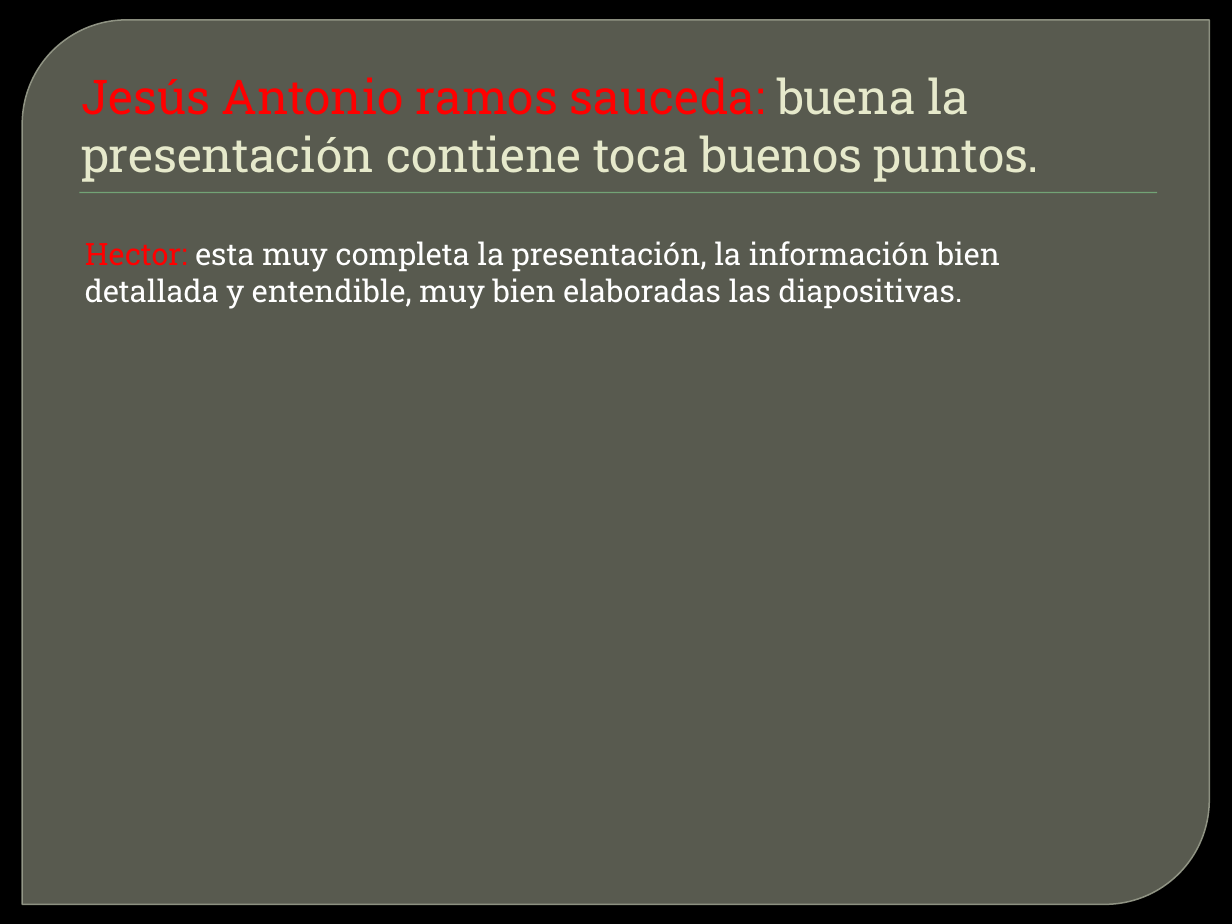
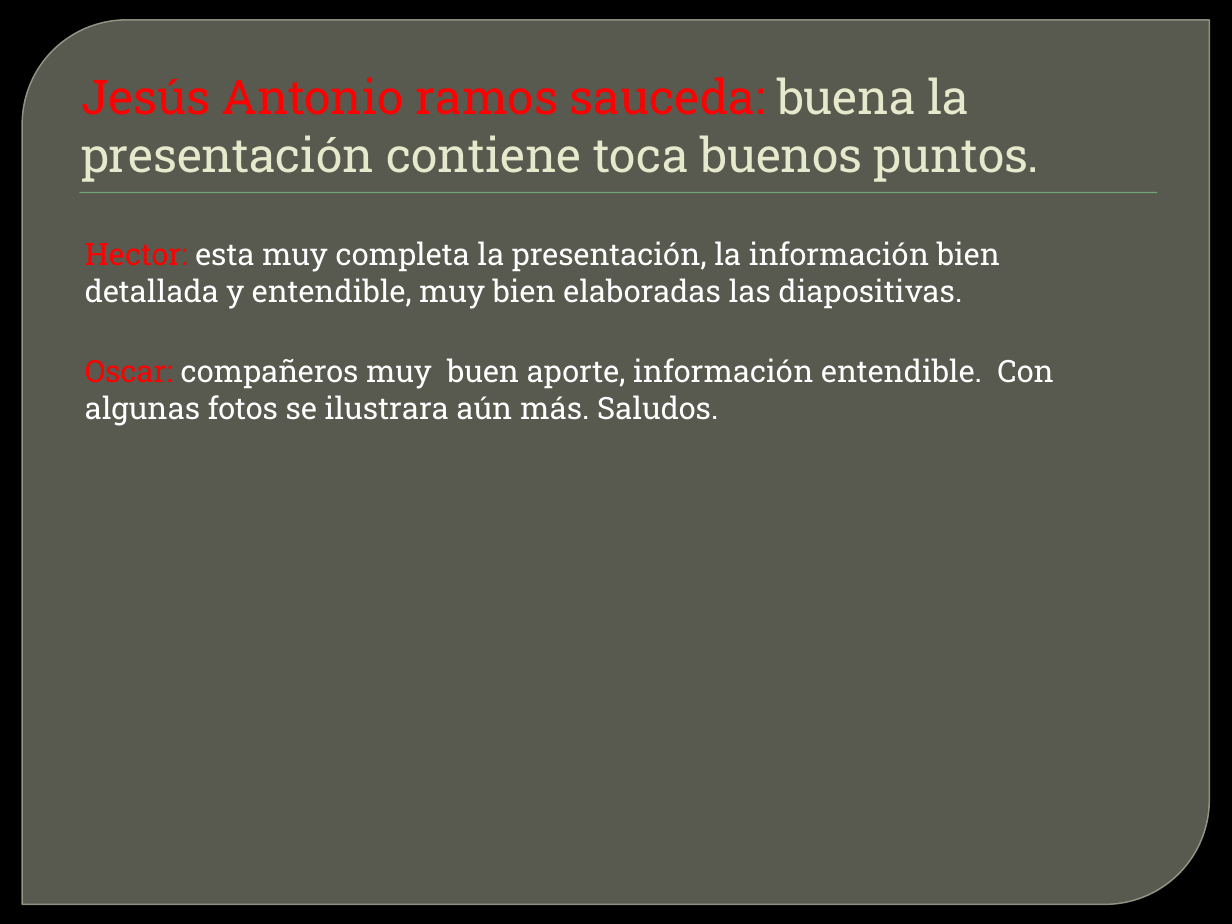
Before and after one commit to lc850/auditoria, a slide deck: slide 11 of Planeacion.pptx. Drawn at 1232x924 pixels with LibreOffice and Linux fonts; fonts in the diff are those of the drawing; background and template pictures are left out. Boxes give left, top, right and bottom in pixels: in the first picture for what was removed or moved away, otherwise in the second. Text is boxed around its words. In the diff, an @@ line names an element or a change of style, - is before the commit and + after.

Commit message:
Oscar

```diff
--- a/Planeacion.pptx
+++ b/Planeacion.pptx
@@ text added at bbox=[85, 358, 1053, 426], 18 pt, text #FFFFFF @@
+Oscar: compañeros muy buen aporte, información entendible. Con algunas fotos se ilustrara aún más. Saludos.
```
Also in this commit, not shown: 4 other files.
